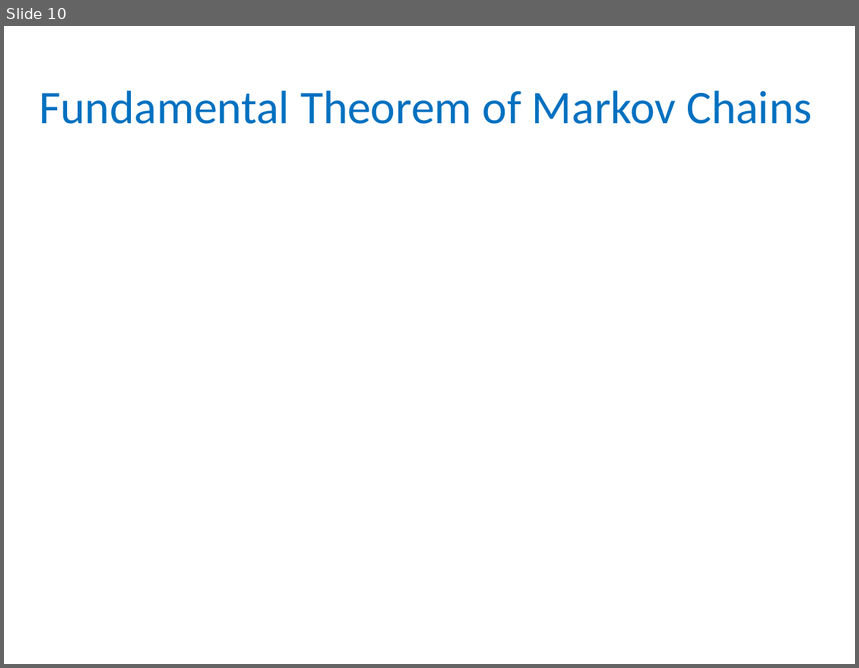
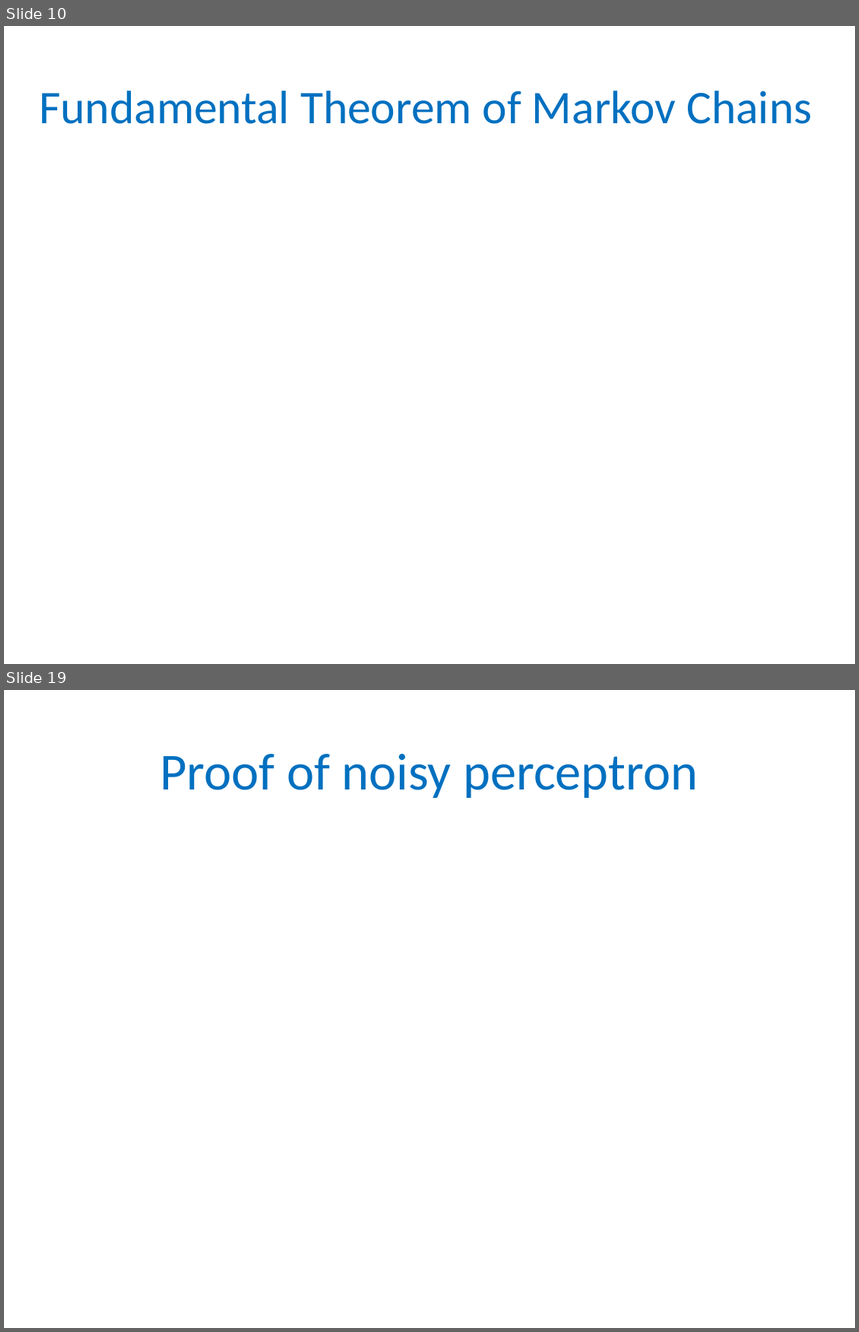
Before and after one commit to gyaroslavtsev/gyaroslavtsev.github.io, a slide deck: b609/lec06.pptx. Shown one above the other, each under a label of ours: slide 10 before the commit, slides 10 and 19 after it; the slides between them are not shown. The pictures are 859x668 and 859x1332 pixels, drawn with LibreOffice and Linux fonts; fonts in the diff are those of the drawing; grey boxes stand for pictures. Boxes give left, top, right and bottom in pixels: in the first picture for what was removed or moved away, otherwise in the second. Text is boxed around its words. In the diff, an @@ line names an element or a change of style, - is before the commit and + after.

```diff
--- a/b609/lec06.pptx
+++ b/b609/lec06.pptx
@@ slide 19 added at [4,690,855,1328], background #FFFFFF @@
@@ title added at [161,754,698,798], 44 pt, text #0070C0 @@
+Proof of noisy perceptron
```
Also in this commit, not shown: 1 slide changed, 8 other slides added, 4 other files.
